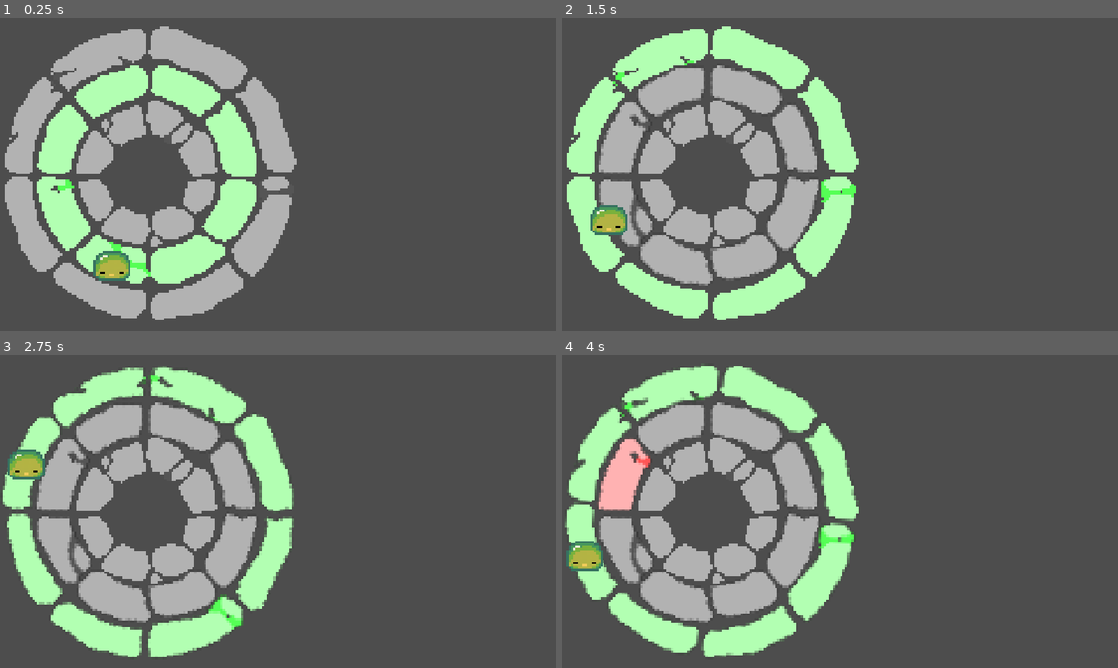
Above: before the commit, frames 1-4 (two rows, left to right).
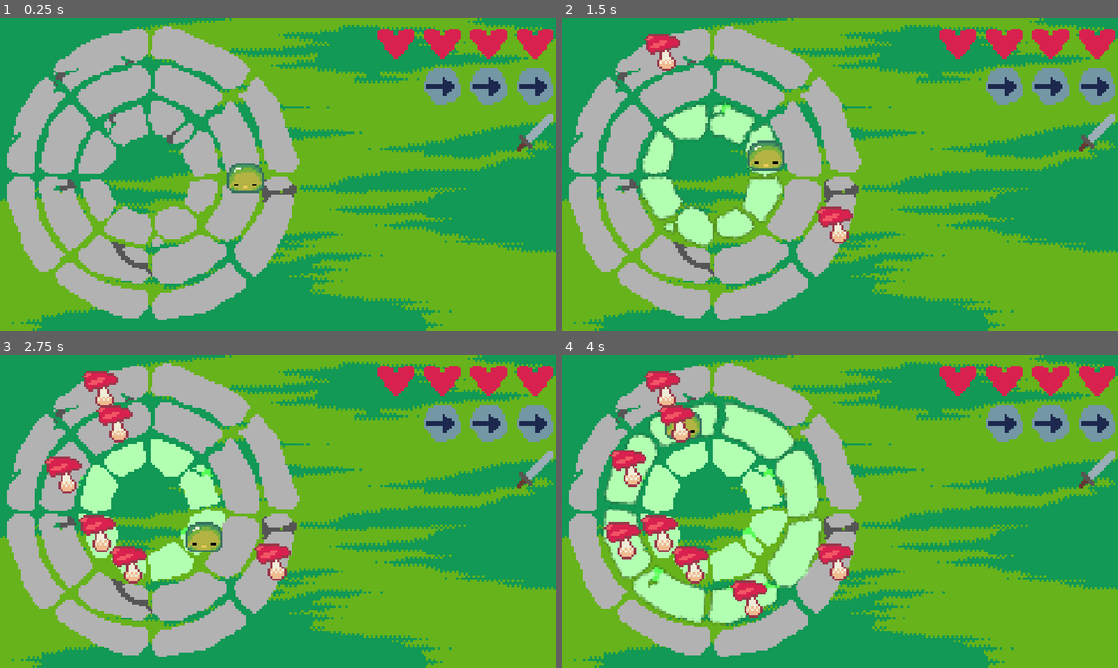
Above: after the commit, the same moments.

Repository: theophylaktos/sanocho-ygda-jam-2026
Game: Godot game, scene res://main/main.tscn
Same seed, same stepped clock (60 frames per second), same inputs: the game is played once before the commit and once after it.
Inputs:
- Up to frame 1 (0.25 s): no input
- Up to frame 2 (1.5 s): tap Enter (start, bound only after the commit) at 0.5 s; hold D (ring_right) 0.53-1.28 s; tap Space (location) at 0.6 s; tap R (toggle) at 0.8, 1.35 s; hold S (move_down) from 1.28 s (still down)
- Up to frame 3 (2.75 s): tap Enter (start, bound only after the commit) at 1.55, 2.1 s; release S (move_down) at 2.03 s; hold D (ring_right) from 2.03 s (still down); tap Space (location) at 2.3 s
- Up to frame 4 (4 s): release D (ring_right) at 2.78 s; hold W (move_up) 2.78-3.53 s; tap Space (location) at 2.85 s; tap R (toggle) at 3.05, 3.6 s; hold Q (ring_left) from 3.53 s (still down); tap Enter (start, bound only after the commit) at 3.8 s

The runs differ from the first frame. In frame 1, 84% of the frame differs, in the area x 0-100%, y 0-100%; in frame 2, 92%; in frame 3, 92%; in frame 4, 100%.

Commit message:
enemies too now wowie

Diff:
--- /dev/null
+++ b/enemies/mushroom/mushroom.gd
@@ -0,0 +1,7 @@
+extends Node2D
+
+@export var local: Node2D
+
+@export var ring: int
+
+@export var degree: int
--- /dev/null
+++ b/enemies/mushroom/mushroom.tscn
@@ -0,0 +1,85 @@
+[gd_scene format=3 uid="uid://dktx6iodn45ko"]
+
+[ext_resource type="Script" uid="uid://bwpmq3p2lvrsd" path="res://enemies/mushroom/mushroom.gd" id="1_k2em4"]
+[ext_resource type="Texture2D" uid="uid://d2o0hf175cwjp" path="res://1 assets/art/enemies/mushroom/mushroom-back.png" id="2_k2em4"]
+[ext_resource type="Texture2D" uid="uid://ujgkekwwtcwi" path="res://1 assets/art/enemies/mushroom/mushroom-front.png" id="3_ofswk"]
+
+[sub_resource type="AtlasTexture" id="AtlasTexture_ofswk"]
+atlas = ExtResource("2_k2em4")
+region = Rect2(0, 0, 16, 16)
+
+[sub_resource type="AtlasTexture" id="AtlasTexture_8hikq"]
+atlas = ExtResource("2_k2em4")
+region = Rect2(16, 0, 16, 16)
+
+[sub_resource type="AtlasTexture" id="AtlasTexture_28mhn"]
+atlas = ExtResource("2_k2em4")
+region = Rect2(32, 0, 16, 16)
+
+[sub_resource type="AtlasTexture" id="AtlasTexture_kg1tv"]
+atlas = ExtResource("2_k2em4")
+region = Rect2(48, 0, 16, 16)
+
+[sub_resource type="AtlasTexture" id="AtlasTexture_jgexa"]
+atlas = ExtResource("3_ofswk")
+region = Rect2(0, 0, 16, 16)
+
+[sub_resource type="AtlasTexture" id="AtlasTexture_cvv7s"]
+atlas = ExtResource("3_ofswk")
+region = Rect2(16, 0, 16, 16)
+
+[sub_resource type="AtlasTexture" id="AtlasTexture_n3apw"]
+atlas = ExtResource("3_ofswk")
+region = Rect2(32, 0, 16, 16)
+
+[sub_resource type="AtlasTexture" id="AtlasTexture_ssx7o"]
+atlas = ExtResource("3_ofswk")
+region = Rect2(48, 0, 16, 16)
+
+[sub_resource type="SpriteFrames" id="SpriteFrames_7bva4"]
+animations = [{
+"frames": [{
+"duration": 1.0,
+"texture": SubResource("AtlasTexture_ofswk")
+}, {
+"duration": 1.0,
+"texture": SubResource("AtlasTexture_8hikq")
+}, {
+"duration": 1.0,
+"texture": SubResource("AtlasTexture_28mhn")
+}, {
+"duration": 1.0,
+"texture": SubResource("AtlasTexture_kg1tv")
+}],
+"loop": 1,
+"name": &"idle_back",
+"speed": 4.0
+}, {
+"frames": [{
+"duration": 1.0,
+"texture": SubResource("AtlasTexture_jgexa")
+}, {
+"duration": 1.0,
+"texture": SubResource("AtlasTexture_cvv7s")
+}, {
+"duration": 1.0,
+"texture": SubResource("AtlasTexture_n3apw")
+}, {
+"duration": 1.0,
+"texture": SubResource("AtlasTexture_ssx7o")
+}],
+"loop": 1,
+"name": &"idle_front",
+"speed": 4.0
+}]
+
+[node name="Mushroom" type="Node2D" unique_id=1610362007 node_paths=PackedStringArray("local")]
+script = ExtResource("1_k2em4")
+local = NodePath("Local")
+
+[node name="Local" type="Node2D" parent="." unique_id=1218504257]
+position = Vector2(41, 0)
+
+[node name="Sprite2D" type="AnimatedSprite2D" parent="Local" unique_id=1525012640]
+sprite_frames = SubResource("SpriteFrames_7bva4")
+animation = &"idle_back"
--- a/globals/attack_patterns/attack_patterns.tscn
+++ b/globals/attack_patterns/attack_patterns.tscn
@@ -1,6 +1,6 @@
 [gd_scene format=3 uid="uid://dxo02u5xgplfm"]
 
-[ext_resource type="Script" uid="uid://wxd6snax78vr" path="res://attack_patterns.gd" id="1_7t61d"]
+[ext_resource type="Script" uid="uid://wxd6snax78vr" path="res://attack_patterns/attack_patterns.gd" id="1_7t61d"]
 
 [node name="AttackPatterns" type="Node" unique_id=1381599388]
 script = ExtResource("1_7t61d")
--- a/globals/game_state/game_state.gd
+++ b/globals/game_state/game_state.gd
@@ -7,6 +7,12 @@
 var distance: Array[int] = [57, 41, 25]
 
 var rotating = false
+
+var player: Node2D
+
+var enemies_folder: Node
+
+var center: Vector2 = Vector2(-55, 0)
 
 func _init() -> void:
 	object_locations.resize(3)
@@ -18,10 +24,28 @@
 		array.resize(8)
 
 ## This adds node to Vector2(ring, degree)
-func addNode(node: Node2D, ring: int, degree: int):
+func add_node(node: Node2D, ring: int, degree: int):
+	node.ring = ring
+	node.degree = degree
+	node.position = center
+	node.local.position.x = distance[ring]
 	object_locations[ring][degree] = node
+	print(object_locations[ring][degree])
 	node.rotation = (PI / 8) + degree * (PI / 4)
 	node.local.rotation = -1 * ((PI / 8) + degree * (PI / 4))
+
+## This adds node to Vector2(ring, degree)
+func create_and_add_node(node: PackedScene, ring: int, degree: int):
+	var temp = node.instantiate()
+	temp.name = str(Time.get_ticks_msec()) + "enemy"
+	enemies_folder.add_child(temp)
+	temp.ring = ring
+	temp.degree = degree
+	temp.local.position.x = distance[ring]
+	temp.position = center
+	object_locations[ring][degree] = temp
+	temp.rotation = (PI / 8) + degree * (PI / 4)
+	temp.local.rotation = -1 * ((PI / 8) + degree * (PI / 4))
 
 ## This clears the old position and puts node in the new position
 func update_position(old_ring: int, old_degree: int, new_ring: int, new_degree: int, node: Node2D):
--- /dev/null
+++ b/globals/round_manager/round_manager.gd
@@ -0,0 +1,38 @@
+extends Node
+
+@export var rounds: Dictionary[int, Array] = {}
+
+@export var current_round = 0
+
+@export var starting_position: Vector2i = Vector2i(2, 6)
+
+func change_scene_to_main():
+	get_tree().change_scene_to_file("uid://j0l0agjlk84b")
+
+func change_scene_to_shop():
+	get_tree().change_scene_to_file("uid://iy5jea5tf8ka")
+
+func start_round():
+	var spawned_positions: Array[Array] = []
+	spawned_positions.resize(3)
+	for i in spawned_positions.size():
+		spawned_positions[i].resize(8)
+		for j in spawned_positions[i].size():
+			spawned_positions[i][j] = false
+
+	GameState.add_node(GameState.player, starting_position.x, starting_position.y)
+	GameState.toggle_select_ring(starting_position.x)
+	spawned_positions[2][6] = true
+
+	for enemy in rounds[current_round]:
+		randomly_spawn_enemy(enemy, spawned_positions)
+
+func randomly_spawn_enemy(enemy: PackedScene, spawned_positions: Array[Array]):
+	var random_ring: int = randi_range(0,2)
+	var random_degree: int = randi_range(0,7)
+	if spawned_positions[random_ring][random_degree] == false:
+		print(enemy)
+		GameState.create_and_add_node(enemy, random_ring, random_degree)
+		spawned_positions[random_ring][random_degree] = true
+	else:
+		randomly_spawn_enemy(enemy, spawned_positions)
--- /dev/null
+++ b/globals/round_manager/round_manager.tscn
@@ -0,0 +1,10 @@
+[gd_scene format=3 uid="uid://bs65uhkg7j7wc"]
+
+[ext_resource type="Script" uid="uid://bt4bge2fcrp6o" path="res://globals/round_manager/round_manager.gd" id="1_7qxc4"]
+[ext_resource type="PackedScene" uid="uid://dktx6iodn45ko" path="res://enemies/mushroom/mushroom.tscn" id="2_1hms0"]
+
+[node name="RoundManager" type="Node" unique_id=330263800]
+script = ExtResource("1_7qxc4")
+rounds = Dictionary[int, Array]({
+0: [ExtResource("2_1hms0"), ExtResource("2_1hms0")]
+})
--- a/main/main.gd
+++ b/main/main.gd
@@ -1,6 +1,7 @@
 extends Node2D
 
 func _ready() -> void:
+	GameState.enemies_folder = $Enemies
 	await get_tree().create_timer(7).timeout
 	#for i in range(0,3):
 		#for j in range(0,8):
--- a/main/main.tscn
+++ b/main/main.tscn
@@ -2,17 +2,105 @@
 
 [ext_resource type="PackedScene" uid="uid://m2cldvo15avu" path="res://player/player.tscn" id="1_53q0u"]
 [ext_resource type="Script" uid="uid://b3j75vuo2n56a" path="res://main/main.gd" id="1_kfbq2"]
+[ext_resource type="Texture2D" uid="uid://dntwcxptij5q1" path="res://1 assets/art/backgrounds/grass_bg.png" id="2_4dugh"]
 [ext_resource type="PackedScene" uid="uid://c66vu3d2k881i" path="res://level/level.tscn" id="3_xwkvk"]
+[ext_resource type="Texture2D" uid="uid://dcq2kl2rd745w" path="res://1 assets/programmer_art/heart.png" id="4_kfbq2"]
+[ext_resource type="Texture2D" uid="uid://ba3p4xkleu16q" path="res://1 assets/programmer_art/move_icon.png" id="5_4dugh"]
+[ext_resource type="Texture2D" uid="uid://68rolvwokb64" path="res://1 assets/programmer_art/attack_icon.png" id="6_67ri8"]
 
 [node name="Main" type="Node2D" unique_id=1035895957]
 script = ExtResource("1_kfbq2")
 
+[node name="GrassBg" type="Sprite2D" parent="." unique_id=504530594]
+texture = ExtResource("2_4dugh")
+
 [node name="Level" parent="." unique_id=1566976824 instance=ExtResource("3_xwkvk")]
 unique_name_in_owner = true
-position = Vector2(-56, 0)
+position = Vector2(-55, 0)
 
 [node name="Camera2D" type="Camera2D" parent="." unique_id=1660505547]
 zoom = Vector2(4, 4)
 
 [node name="Player" parent="." unique_id=2070042470 instance=ExtResource("1_53q0u")]
-position = Vector2(-56, 0)
+unique_name_in_owner = true
+position = Vector2(-54.999996, 0)
+
+[node name="UI" type="Control" parent="." unique_id=2046739987]
+layout_mode = 3
+anchors_preset = 0
+offset_left = -120.0
+offset_top = -67.5
+offset_right = 120.0
+offset_bottom = 67.5
+
+[node name="MarginContainer" type="MarginContainer" parent="UI" unique_id=1776847383]
+layout_mode = 1
+anchors_preset = -1
+anchor_left = 0.54
+anchor_right = 1.0
+anchor_bottom = 1.0
+grow_horizontal = 2
+grow_vertical = 2
+theme_override_constants/margin_left = 1
+theme_override_constants/margin_top = 1
+theme_override_constants/margin_right = 1
+theme_override_constants/margin_bottom = 1
+
+[node name="RightSide" type="VBoxContainer" parent="UI/MarginContainer" unique_id=847588583]
+layout_mode = 2
+size_flags_horizontal = 3
+size_flags_stretch_ratio = 1.23
+
+[node name="Health" type="HBoxContainer" parent="UI/MarginContainer/RightSide" unique_id=1741781118]
+layout_mode = 2
+alignment = 2
+
+[node name="Heart" type="TextureRect" parent="UI/MarginContainer/RightSide/Health" unique_id=393814255]
+layout_mode = 2
+texture = ExtResource("4_kfbq2")
+stretch_mode = 5
+
+[node name="Heart2" type="TextureRect" parent="UI/MarginContainer/RightSide/Health" unique_id=304222132]
+layout_mode = 2
+texture = ExtResource("4_kfbq2")
+stretch_mode = 5
+
+[node name="Heart3" type="TextureRect" parent="UI/MarginContainer/RightSide/Health" unique_id=1968834977]
+layout_mode = 2
+texture = ExtResource("4_kfbq2")
+stretch_mode = 5
+
+[node name="Heart4" type="TextureRect" parent="UI/MarginContainer/RightSide/Health" unique_id=1318150643]
+layout_mode = 2
+texture = ExtResource("4_kfbq2")
+stretch_mode = 5
+
+[node name="Moves" type="HBoxContainer" parent="UI/MarginContainer/RightSide" unique_id=1424306176]
+layout_mode = 2
+alignment = 2
+
+[node name="Heart" type="TextureRect" parent="UI/MarginContainer/RightSide/Moves" unique_id=484487003]
+layout_mode = 2
+texture = ExtResource("5_4dugh")
+stretch_mode = 5
+
+[node name="Heart2" type="TextureRect" parent="UI/MarginContainer/RightSide/Moves" unique_id=665290958]
+layout_mode = 2
+texture = ExtResource("5_4dugh")
+stretch_mode = 5
+
+[node name="Heart3" type="TextureRect" parent="UI/MarginContainer/RightSide/Moves" unique_id=2026849405]
+layout_mode = 2
+texture = ExtResource("5_4dugh")
+stretch_mode = 5
+
+[node name="Attacks" type="HBoxContainer" parent="UI/MarginContainer/RightSide" unique_id=1069732647]
+layout_mode = 2
+alignment = 2
+
+[node name="Heart" type="TextureRect" parent="UI/MarginContainer/RightSide/Attacks" unique_id=2072788313]
+layout_mode = 2
+texture = ExtResource("6_67ri8")
+stretch_mode = 5
+
+[node name="Enemies" type="Node" parent="." unique_id=1213600632]
--- a/player/player.gd
+++ b/player/player.gd
@@ -10,8 +10,8 @@
 
 # Called when the node enters the scene tree for the first time.
 func _ready() -> void:
-	GameState.addNode(self, ring, degree)
-	GameState.toggle_select_ring(ring)
+	GameState.player = self
+	#GameState.add_node(self, ring, degree)
 	#GameState.positionNode(self, $Local, 1, 2, 2)
 	#print(GameState.object_locations)
 	#await get_tree().create_timer(3).timeout
@@ -20,6 +20,10 @@
 	#await get_tree().create_timer(3).timeout
 
 func _process(_delta: float) -> void:
+	if Input.is_action_just_pressed("start"):
+		RoundManager.start_round()
+		print(ring, " " ,degree)
+
 	if Input.is_action_just_pressed("location"):
 		print(GameState.object_locations)
 
--- a/player/player.tscn
+++ b/player/player.tscn
@@ -4,13 +4,11 @@
 [ext_resource type="Texture2D" uid="uid://bc0kvd3ohhsb5" path="res://1 assets/programmer_art/player.png" id="2_rkbax"]
 
 [node name="Player" type="Node2D" unique_id=2070042470 node_paths=PackedStringArray("local")]
-rotation = 0.5235988
 script = ExtResource("1_pjt0s")
 local = NodePath("Local")
 
 [node name="Local" type="Node2D" parent="." unique_id=772166326]
 position = Vector2(41, 0)
-rotation = -0.5235988
 
 [node name="Sprite2D" type="Sprite2D" parent="Local" unique_id=739250406]
 texture = ExtResource("2_rkbax")
--- a/project.godot
+++ b/project.godot
@@ -20,6 +20,7 @@
 SFX="*uid://d1mff478o3ug3"
 GameState="*uid://c1svxnqyb4xtj"
 AttackPatterns="*uid://dxo02u5xgplfm"
+RoundManager="*uid://bs65uhkg7j7wc"
 
 [display]
 
@@ -62,6 +63,11 @@
 "events": [Object(InputEventKey,"resource_local_to_scene":false,"resource_name":"","device":-1,"window_id":0,"alt_press …(192 unchanged characters)…
 ]
 }
+start={
+"deadzone": 0.2,
+"events": [Object(InputEventKey,"resource_local_to_scene":false,"resource_name":"","device":-1,"window_id":0,"alt_pressed":false,"shift_pressed":false,"ctrl_pressed":false,"meta_pressed":false,"pressed":false,"keycode":0,"physical_keycode":4194309,"key_label":0,"unicode":0,"location":0,"echo":false,"script":null)
+]
+}
 
 [physics]
 
--- /dev/null
+++ b/shop/shop.tscn
@@ -0,0 +1,3 @@
+[gd_scene format=3 uid="uid://iy5jea5tf8ka"]
+
+[node name="Shop" type="Node2D" unique_id=631993123]
Binary file added: 1 assets/art/backgrounds/grass_bg.png
Not shown, added: 1 assets/art/backgrounds/grass_bg.png.import
Binary file added: 1 assets/art/completion_circle/completion_circle.png
Not shown, added: 1 assets/art/completion_circle/completion_circle.png.import
Binary file added: 1 assets/art/enemies/mushroom/mushroom-back.png
Not shown, added: 1 assets/art/enemies/mushroom/mushroom-back.png.import
Binary file added: 1 assets/art/enemies/mushroom/mushroom-front.png
Not shown, added: 1 assets/art/enemies/mushroom/mushroom-front.png.import
Binary file added: 1 assets/programmer_art/attack_icon.png
Not shown, added: 1 assets/programmer_art/attack_icon.png.import
Binary file added: 1 assets/programmer_art/heart.png
Not shown, added: 1 assets/programmer_art/heart.png.import
(and 6 more such lines)
